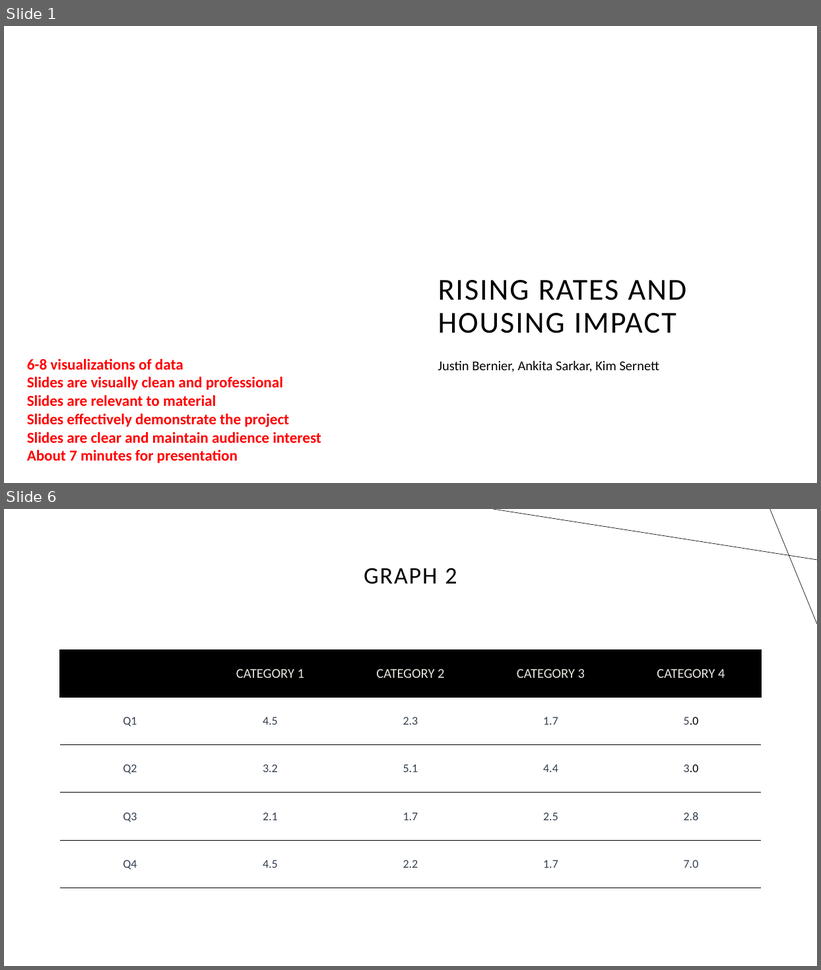
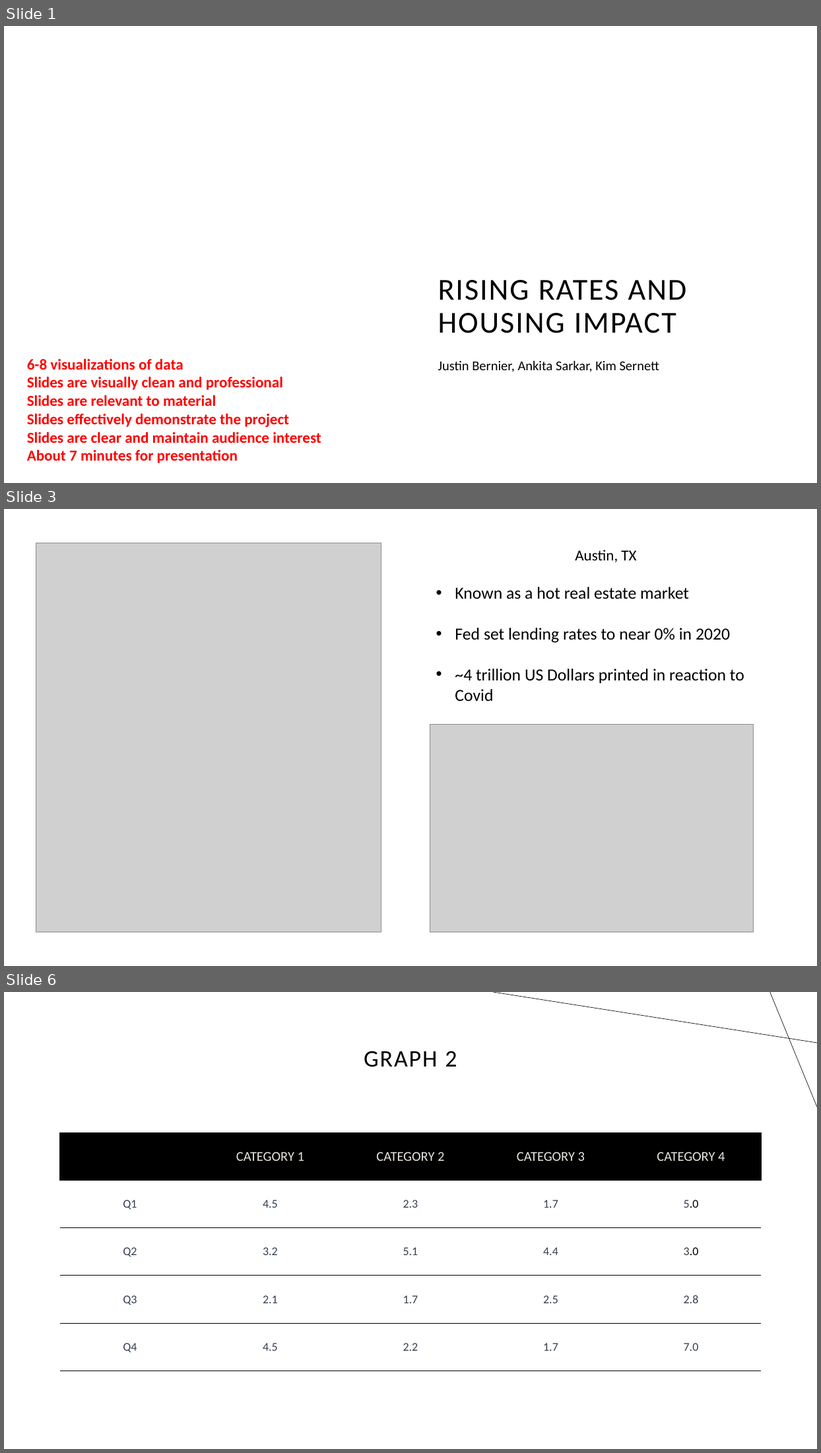
Before and after one commit to zarbin/UTA_Project-1, a slide deck: Presentation/slide_deck.pptx. Shown one above the other, each under a label of ours: slides 1 and 6 before the commit, slides 1, 3 and 6 after it; the slides between them are not shown. The pictures are 821x970 and 821x1453 pixels, drawn with LibreOffice and Linux fonts; fonts in the diff are those of the drawing; grey boxes stand for pictures; background and template pictures are left out. Boxes give left, top, right and bottom in pixels: in the first picture for what was removed or moved away, otherwise in the second. Text is boxed around its words. In the diff, an @@ line names an element or a change of style, - is before the commit and + after.

```diff
--- a/Presentation/slide_deck.pptx
+++ b/Presentation/slide_deck.pptx
@@ slide 3 added at bbox=[4, 509, 817, 966], background #FFFFFF @@
@@ picture added at bbox=[36, 543, 382, 933] @@
@@ text added at bbox=[455, 550, 745, 701], 20 pt, text #000000 @@
+Austin, TX
+• Known as a hot real estate market
+• Fed set lending rates to near 0% in 2020
+• ~4 trillion US Dollars printed in reaction to Covid
@@ picture added at bbox=[430, 724, 754, 932] @@
```
Also in this commit, not shown: 1 slide changed, 2 other slides added, 3 slides removed.
